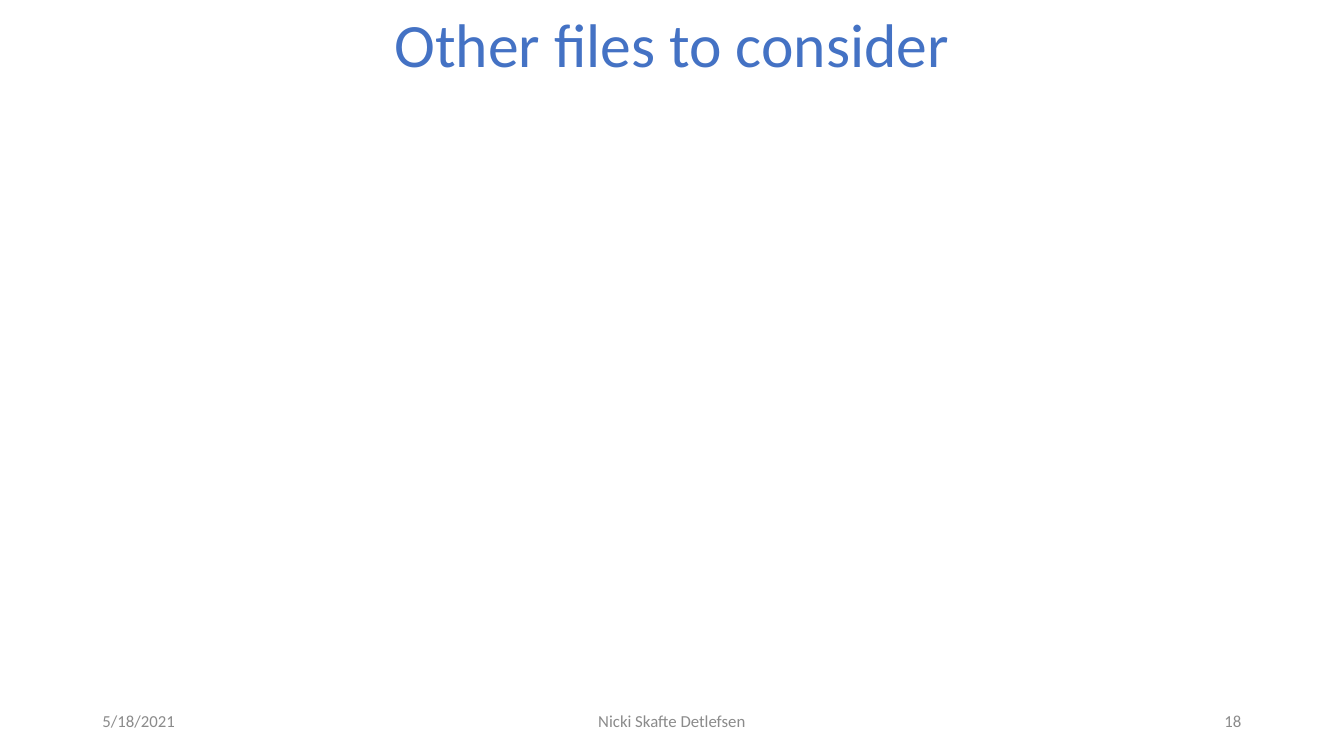
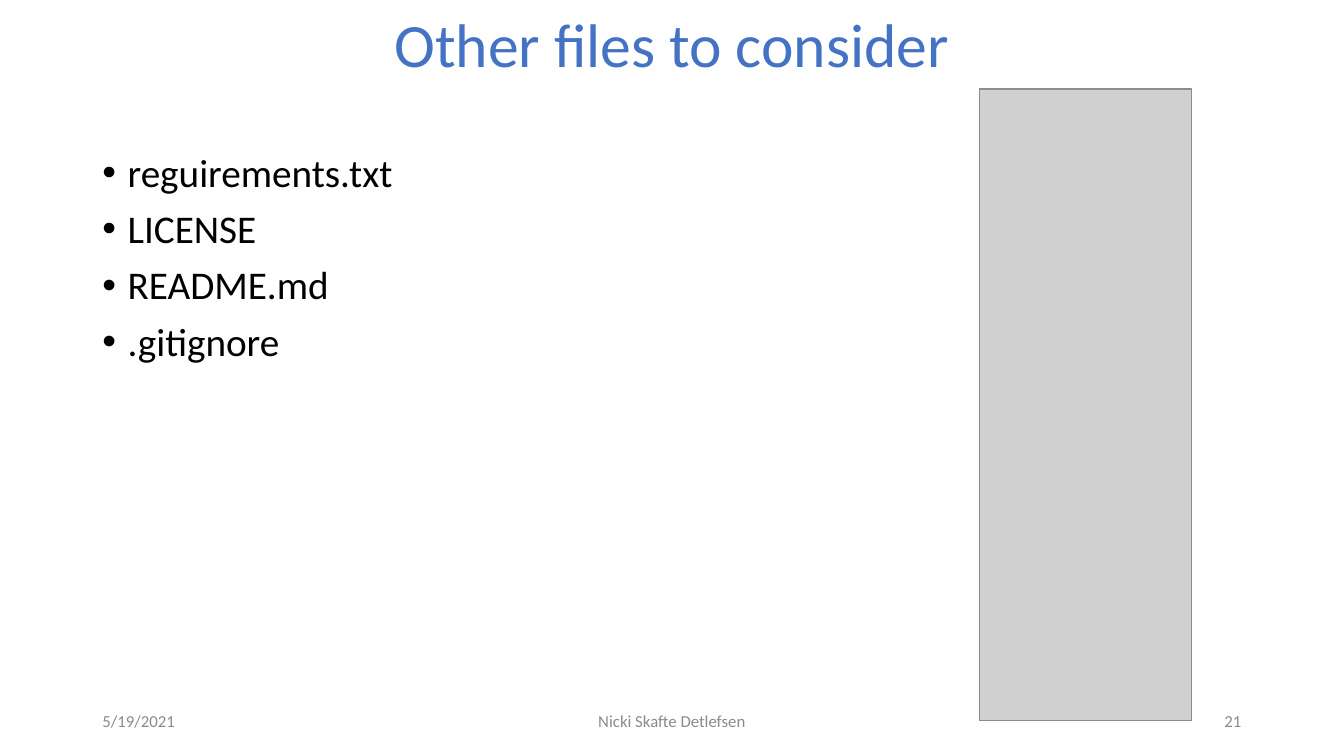
Before and after one commit to DeepEasterbunny/dtu_mlops, a slide deck: slide 21 of 04_continues_integration/ci.pptx (slide 18 before the commit). Drawn at 1344x756 pixels with LibreOffice and Linux fonts; fonts in the diff are those of the drawing; grey boxes stand for pictures; background and template pictures are left out. Boxes give left, top, right and bottom in pixels: in the first picture for what was removed or moved away, otherwise in the second. Text is boxed around its words. In the diff, an @@ line names an element or a change of style, - is before the commit and + after.

```diff
--- a/04_continues_integration/ci.pptx
+++ b/04_continues_integration/ci.pptx
@@ picture added at <box>980,89,1192,721</box> @@
@@ text added at <box>128,160,393,363</box>, 28 pt, text #000000 @@
+• reguirements.txt
+• LICENSE
+• README.md
+• .gitignore
@@ text at <box>102,715,174,728</box>: text changed @@
-5/18/2021
+5/19/2021
@@ page number at <box>1224,716,1241,727</box>: text changed @@
-18
+21
```
Also in this commit, not shown: 18 other slides changed, 3 slides added, 9 other files.
